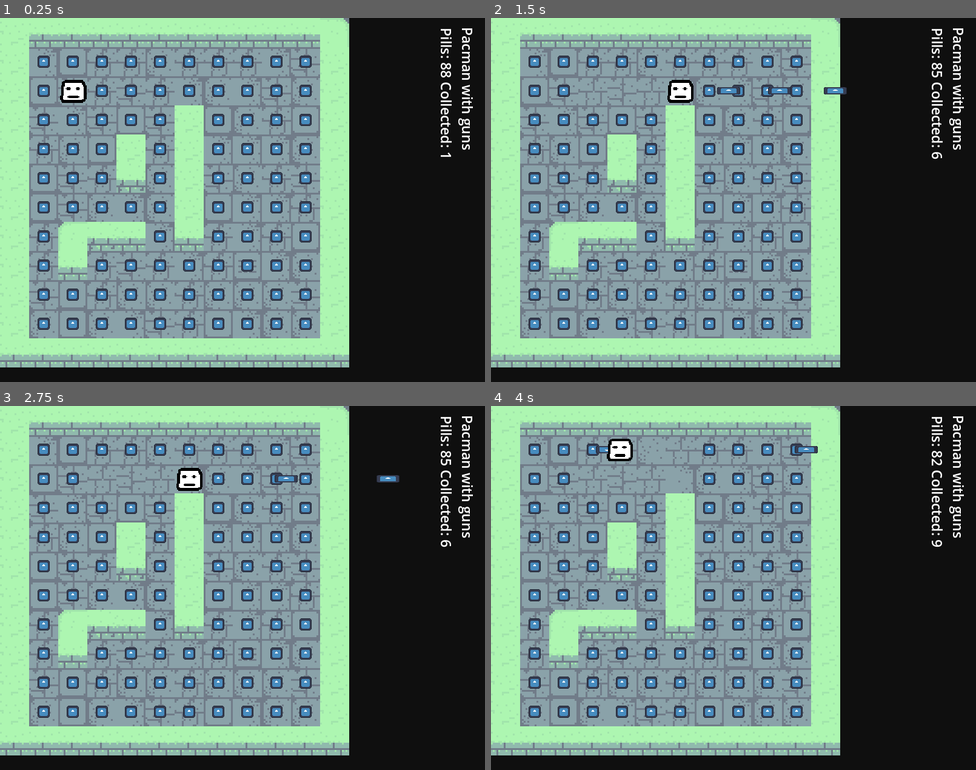
Above: before the commit, frames 1-4 (two rows, left to right).
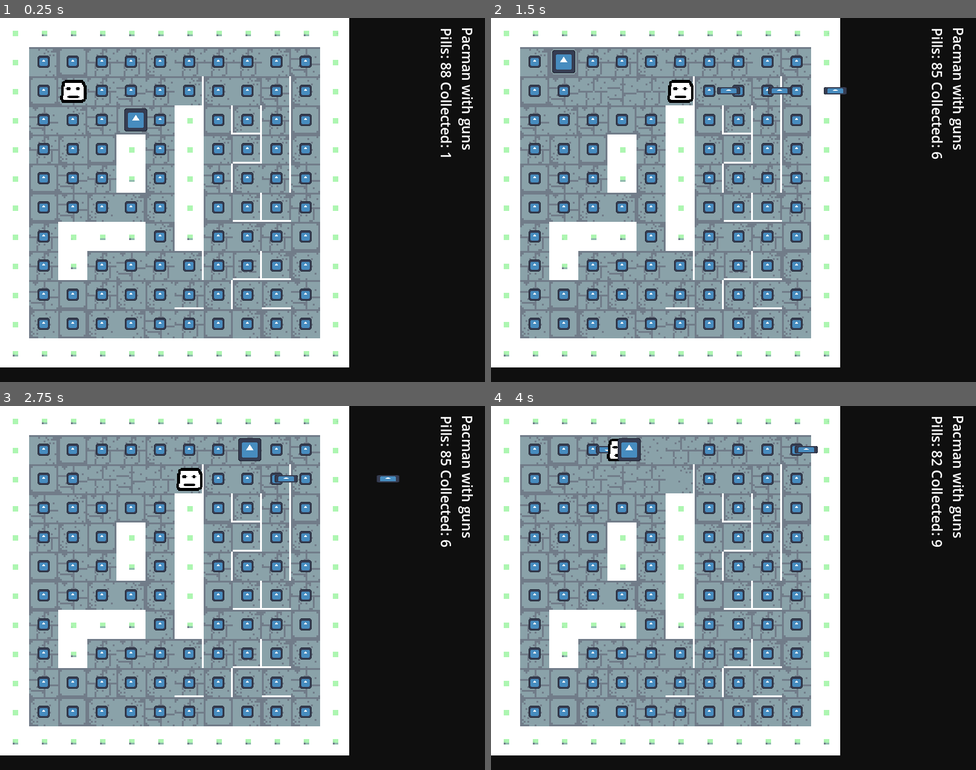
Above: after the commit, the same moments.

Repository: ratkingsminion/pacman-with-guns
Game: Godot game, scene res://main.tscn
Two runs of this game, one before a commit and one after it. Both use one fixed random seed, a clock stepped at 60 frames per second and the inputs below. The engine's default icon, where the game draws it, is replaced by a stand-in: a white triangle on a blue panel in a dark square.
Inputs:
- Up to frame 1 (0.25 s): no input
- Up to frame 2 (1.5 s): hold D (move_right) 0.53-1.28 s; hold Space (shoot) 0.53-1.28 s; hold S (move_down) from 1.28 s (still down); tap Space (shoot) at 1.35 s
- Up to frame 3 (2.75 s): release S (move_down) at 2.03 s; hold D (move_right) from 2.03 s (still down); hold Space (shoot) from 2.03 s (still down)
- Up to frame 4 (4 s): release D (move_right) at 2.78 s; release Space (shoot) at 2.78 s; hold W (move_up) 2.78-3.53 s; tap Space (shoot) at 2.85 s; hold A (move_left) from 3.53 s (still down); hold Space (shoot) from 3.53 s (still down)

The runs differ from the first frame. In frame 1, 26% of the frame differs, in the area x 0-72%, y 0-96%; in frame 2, 26%; in frame 3, 26%; in frame 4, 26%.

Commit message:
test enemy

Diff:
--- a/bullets/Bullet.gd
+++ b/bullets/Bullet.gd
@@ -1,8 +1,23 @@
+class_name Bullet
 extends Node2D
 
+var raycast:RayCast2D
+var source:Node
 var velocity:Vector2
+
+###
+
+func init(source:Node):
+	self.source = source
+	raycast = $RayCast2D as RayCast2D
+
+###
 
 func _process(delta:float):
 	position += velocity * delta * Walls.TILE_SIZE * 10
 	if position.x < 0 or position.x > 320 or position.y < 0 or position.y > 200:
 		queue_free()
+
+	# TODO: set right positon of ray cast
+	# TODO: react to anything
+	raycast.force_raycast_update()
--- a/bullets/Bullets.gd
+++ b/bullets/Bullets.gd
@@ -6,9 +6,10 @@
 func _init():
 	Events.on_player_try_shoot.connect(on_player_try_shoot)
 
-func on_player_try_shoot(bullet_scene:Resource, direction:Vector2, location:Vector2):
-	var bullet := bullet_scene.instantiate() as Node2D
+func on_player_try_shoot(source:Node, bullet_scene:Resource, direction:Vector2, location:Vector2):
+	var bullet := bullet_scene.instantiate() as Bullet
 	add_child(bullet)
+	bullet.init(source)
 	bullet.look_at(direction)
 	bullet.position = location
 	bullet.velocity = Vector2.RIGHT.rotated(bullet.rotation)
--- a/bullets/bullet.tscn
+++ b/bullets/bullet.tscn
@@ -9,3 +9,6 @@
 [node name="Sprite2D" type="Sprite2D" parent="."]
 scale = Vector2(0.0989583, 0.03125)
 texture = ExtResource("2_e7p6j")
+
+[node name="RayCast2D" type="RayCast2D" parent="."]
+target_position = Vector2(20, 0)
--- a/main.tscn
+++ b/main.tscn
@@ -9,6 +9,9 @@
 [ext_resource type="Script" path="res://pills/Pills.gd" id="6_i5an2"]
 [ext_resource type="PackedScene" uid="uid://47dtdnrsmypt" path="res://pills/pill.tscn" id="7_j2405"]
 [ext_resource type="Script" path="res://bullets/Bullets.gd" id="8_pv4om"]
+[ext_resource type="Script" path="res://player/Character.gd" id="10_ib575"]
+[ext_resource type="Texture2D" uid="uid://dagkpiwcb1x6o" path="res://icon.svg" id="11_gxa32"]
+[ext_resource type="Script" path="res://player/EnemyComp.gd" id="11_rorh7"]
 
 [sub_resource type="TileSetAtlasSource" id="TileSetAtlasSource_8kg06"]
 texture = ExtResource("2_me104")
@@ -45,12 +48,27 @@
 [sub_resource type="TileSetAtlasSource" id="TileSetAtlasSource_bp6oy"]
 texture = ExtResource("4_6frun")
 1:0/0 = 0
+1:0/0/physics_layer_0/linear_velocity = Vector2(0, 0)
+1:0/0/physics_layer_0/angular_velocity = 0.0
+1:0/0/physics_layer_0/polygon_0/points = PackedVector2Array(-8, 6.625, 8, 6.625, 8, 8, -8, 8)
 2:0/0 = 0
+2:0/0/physics_layer_0/linear_velocity = Vector2(0, 0)
+2:0/0/physics_layer_0/angular_velocity = 0.0
+2:0/0/physics_layer_0/polygon_0/points = PackedVector2Array(6.75, -8, 8, -8, 8, 8, 6.625, 8)
 3:0/0 = 0
+3:0/0/physics_layer_0/linear_velocity = Vector2(0, 0)
+3:0/0/physics_layer_0/angular_velocity = 0.0
+3:0/0/physics_layer_0/polygon_0/points = PackedVector2Array(-8, 6.5, 6.25, 6.5, 6.125, -8, 8, -8, 8, 8, -8, 8)
 0:0/0 = 0
+0:0/0/physics_layer_0/linear_velocity = Vector2(0, 0)
+0:0/0/physics_layer_0/angular_velocity = 0.0
 0:1/0 = 0
+0:1/0/physics_layer_0/linear_velocity = Vector2(0, 0)
+0:1/0/physics_layer_0/angular_velocity = 0.0
+0:1/0/physics_layer_0/polygon_0/points = PackedVector2Array(-8, -8, 8, -8, 8, 8, -8, 8)
 
 [sub_resource type="TileSet" id="TileSet_6i6fu"]
+physics_layer_0/collision_layer = 1
 sources/0 = SubResource("TileSetAtlasSource_bp6oy")
 
 [node name="Main" type="Node2D"]
@@ -71,7 +89,6 @@
 layer_0/tile_data = PackedInt32Array(65536, 1, 1, 131072, 1, 1, 196608, 1, 1, 262144, 1, 1, 327680, 1, 1, 393216, 1, 1, …(2212 unchanged characters)…
 
 [node name="Walls" type="TileMap" parent="GAME"]
-visible = false
 tile_set = SubResource("TileSet_6i6fu")
 format = 2
 layer_0/tile_data = PackedInt32Array(0, 0, 1, 65536, 0, 1, 131072, 0, 1, 196608, 0, 1, 262144, 0, 1, 327680, 0, 1, 3932 …(946 unchanged characters)…
@@ -85,5 +102,15 @@
 [node name="BULLETS" type="Node2D" parent="GAME"]
 script = ExtResource("8_pv4om")
 
-[node name="Player" parent="GAME" node_paths=PackedStringArray("walls") instance=ExtResource("3_pfen7")]
-walls = NodePath("../Walls")
+[node name="Player" parent="GAME" instance=ExtResource("3_pfen7")]
+
+[node name="Enemy Test" type="Node2D" parent="GAME"]
+script = ExtResource("10_ib575")
+start_pos = Vector2i(3, 3)
+
+[node name="EnemyComp" type="Node" parent="GAME/Enemy Test"]
+script = ExtResource("11_rorh7")
+
+[node name="Sprite2D" type="Sprite2D" parent="GAME/Enemy Test"]
+scale = Vector2(0.1, 0.1)
+texture = ExtResource("11_gxa32")
--- a/player/Character.gd
+++ b/player/Character.gd
@@ -1,26 +1,29 @@
 class_name Character
 extends Node2D
 
-@export var walls:Walls
 @export var move_seconds := 0.2
 @export var show_debug := false
+@export var start_pos := Vector2i(2, 2)
+
+@onready var walls:Walls = $/root/Main/GAME/Walls
 
 var cur_dir := Vector2i(0, 0)
-var last_pos := Vector2i(2, 2)
+var last_pos:Vector2i
 var target_pos:Vector2i
 var target_pos_next:Vector2i
 
 ###
 
 func _ready():
-	position = Walls.TILE_SIZE * Vector2(0.5 + last_pos.x, 0.5 + last_pos.y)
-	target_pos_next = last_pos
-	target_pos = last_pos
+	position = Walls.TILE_SIZE * Vector2(0.5 + start_pos.x, 0.5 + start_pos.y)
+	last_pos = start_pos
+	target_pos_next = start_pos
+	target_pos = start_pos
 
 func _process(delta):
 	if target_pos_next == last_pos:
 		target_pos = last_pos
-	if try_move(target_pos, target_pos + cur_dir):
+	if try_move(target_pos + cur_dir):
 		target_pos_next = target_pos + cur_dir
 
 	var position_new := Walls.TILE_SIZE * Vector2(0.5 + target_pos.x, 0.5 + target_pos.y)
@@ -43,10 +46,10 @@
 
 ###
 
-func try_move(from:Vector2i, to:Vector2i) -> bool:
-	var move = to - from
+func try_move(to:Vector2i) -> bool:
+	var move = to - target_pos
 	if walls == null: return true # test mode
-	var c = walls.get_cell_atlas_coords(0, from)
+	var c = walls.get_cell_atlas_coords(0, target_pos)
 	if c.y == 0:
 		if (c.x == 1 or c.x == 3) and move.y > 0: return false
 		if (c.x == 2 or c.x == 3) and move.x > 0: return false
--- /dev/null
+++ b/player/EnemyComp.gd
@@ -0,0 +1,18 @@
+class_name Enemy
+extends Node
+
+var creature:Character
+
+###
+
+func _ready():
+	creature = get_parent() as Character
+	creature.cur_dir = Vector2i.RIGHT
+
+func _process(delta):
+	if not creature.try_move(creature.target_pos + creature.cur_dir):
+		match randi_range(0, 3):
+			0: creature.cur_dir = Vector2i.RIGHT
+			1: creature.cur_dir = Vector2i.UP
+			2: creature.cur_dir = Vector2i.DOWN
+			3: creature.cur_dir = Vector2i.LEFT
--- a/player/PlayerComp.gd
+++ b/player/PlayerComp.gd
@@ -8,16 +8,14 @@
 @export var shoot_seconds := 0.35
 
 var creature:Character
+var inputs:Array[Dictionary] = []
+var shoot_timer:float
 
 ###
 
 func _ready():
 	creature = get_parent() as Character
 	area2D.body_shape_entered.connect(_on_body_shape_entered) # for collecting pills
-
-var inputs:Array[Dictionary] = []
-var shoot_timer:float
-
 
 func _process(delta):
 	if Input.is_action_pressed("shoot"):
@@ -31,7 +29,7 @@
 	if not inputs.is_empty(): # change direction according to current input
 		var elem = inputs.front()
 		creature.cur_dir = elem.move
-		if not creature.try_move(creature.target_pos, creature.target_pos + creature.cur_dir):
+		if not creature.try_move(creature.target_pos + creature.cur_dir):
 			creature.cur_dir = Vector2i.ZERO
 
 ### events
@@ -46,7 +44,7 @@
 	if shoot_timer > Time.get_ticks_msec() / 1000.0: return false
 	shoot_timer = Time.get_ticks_msec() / 1000.0 + shoot_seconds
 	print("shoot")
-	Events.on_player_try_shoot.emit(bullet_scene, Vector2(creature.cur_dir), creature.position)
+	Events.on_player_try_shoot.emit(self, bullet_scene, Vector2(creature.cur_dir), creature.position)
 	return true
 
 func check_input(input_name:String, move:Vector2i):
--- a/scripts/Events.gd
+++ b/scripts/Events.gd
@@ -3,4 +3,4 @@
 ###
 
 signal on_pill_count_changed(new_count:int, collected_count:int)
-signal on_player_try_shoot(bullet_scene:Resource, direction:Vector2, velocity:Vector2)
+signal on_player_try_shoot(source:Node, bullet_scene:Resource, direction:Vector2, velocity:Vector2)
Not shown: 1 places in main.tscn that only renumber resources
